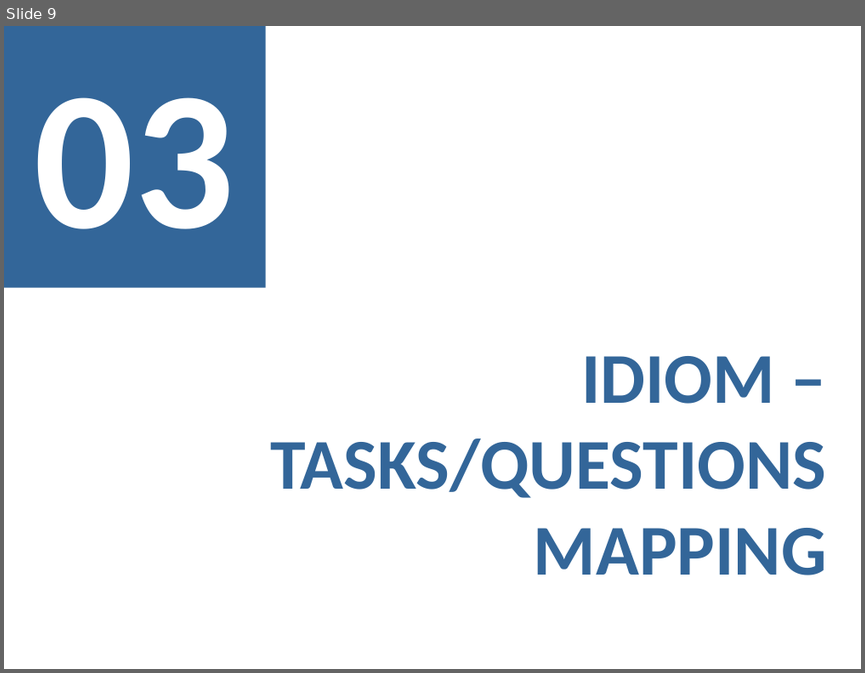
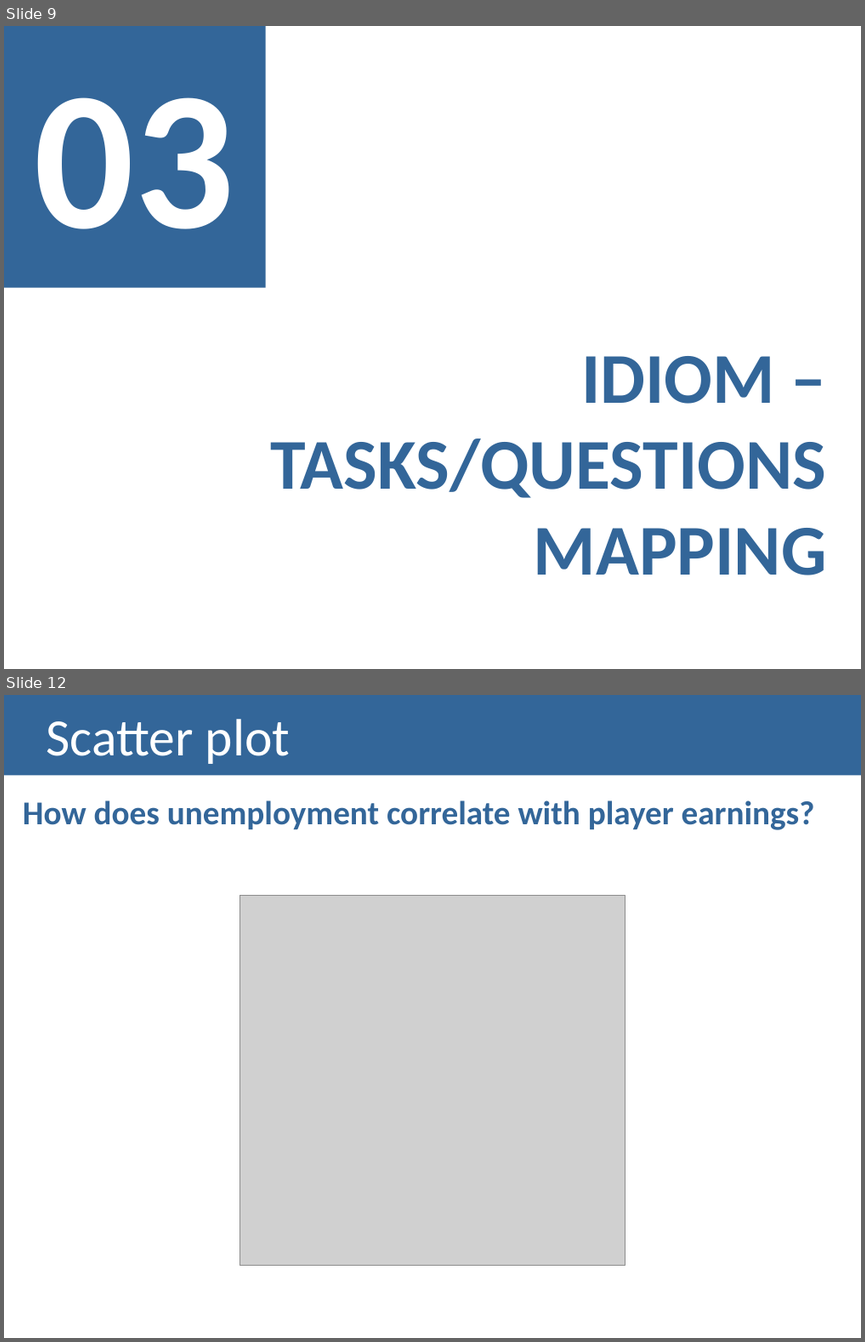
Before and after one commit to lucasrafael98/IV1819-esports, a slide deck: docs/Checkpoint III - Presentation.pptx. Shown one above the other, each under a label of ours: slide 9 before the commit, slides 9 and 12 after it; the slides between them are not shown. The pictures are 865x673 and 865x1342 pixels, drawn with LibreOffice and Linux fonts; fonts in the diff are those of the drawing; grey boxes stand for pictures. Boxes give left, top, right and bottom in pixels: in the first picture for what was removed or moved away, otherwise in the second. Text is boxed around its words. In the diff, an @@ line names an element or a change of style, - is before the commit and + after.

```diff
--- a/docs/Checkpoint III - Presentation.pptx
+++ b/docs/Checkpoint III - Presentation.pptx
@@ slide 12 added at [4, 695, 861, 1338], background #FFFFFF @@
@@ title added at [4, 695, 861, 776], fill #336699, 44 pt, text #FFFFFF @@
+Scatter plot
@@ text added at [23, 800, 815, 830], 28 pt, text #336699, bold @@
+How does unemployment correlate with player earnings?
@@ picture added at [239, 895, 624, 1265] @@
```
Also in this commit, not shown: 2 slides changed, 3 other slides added, 2 slides removed, 1 other file.
